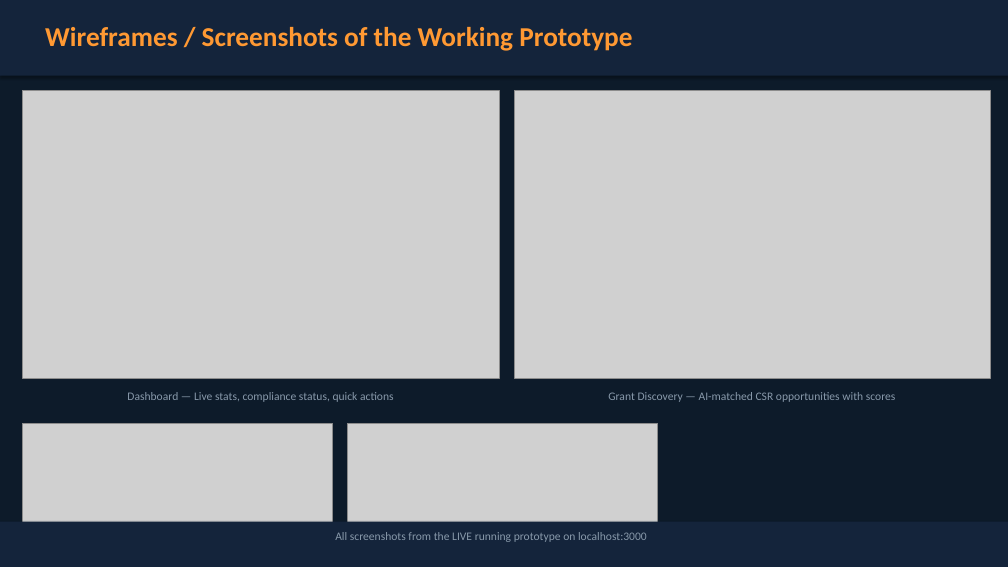
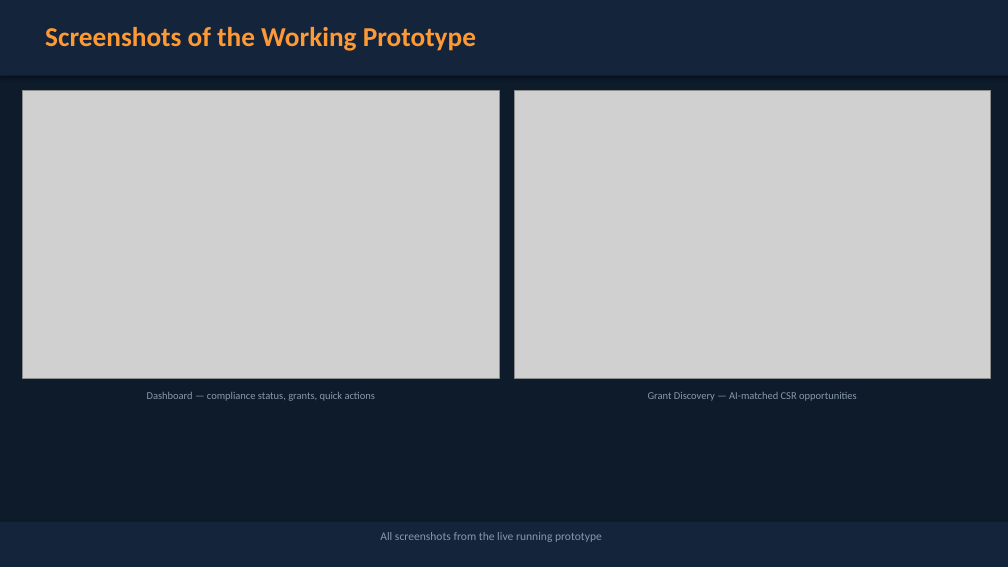
Before and after one commit to Sid-V5/NidhiAi, a slide deck: slide 6 of NidhiAI_Prototype_Submission.pptx. Drawn at 1008x567 pixels with LibreOffice and Linux fonts; fonts in the diff are those of the drawing; grey boxes stand for pictures. Boxes give left, top, right and bottom in pixels: in the first picture for what was removed or moved away, otherwise in the second. Text is boxed around its words. In the diff, an @@ line names an element or a change of style, - is before the commit and + after.

```diff
--- a/NidhiAI_Prototype_Submission.pptx
+++ b/NidhiAI_Prototype_Submission.pptx
@@ text at bbox=[45, 27, 476, 51]: text changed @@
-Wireframes / Screenshots of the Working Prototype
+Screenshots of the Working Prototype
@@ text at bbox=[147, 392, 375, 401]: text changed; size 11 to 10 pt @@
-Dashboard — Live stats, compliance status, quick actions
+Dashboard — compliance status, grants, quick actions
@@ text at bbox=[648, 392, 857, 401]: text changed; size 11 to 10 pt @@
-Grant Discovery — AI-matched CSR opportunities with scores
+Grant Discovery — AI-matched CSR opportunities
@@ picture removed at bbox=[23, 423, 333, 552] @@
@@ picture removed at bbox=[348, 423, 658, 552] @@
@@ text at bbox=[380, 532, 602, 542]: text changed @@
-All screenshots from the LIVE running prototype on localhost:3000
+All screenshots from the live running prototype
```
Also in this commit, not shown: 13 other slides changed, 10 other files.
